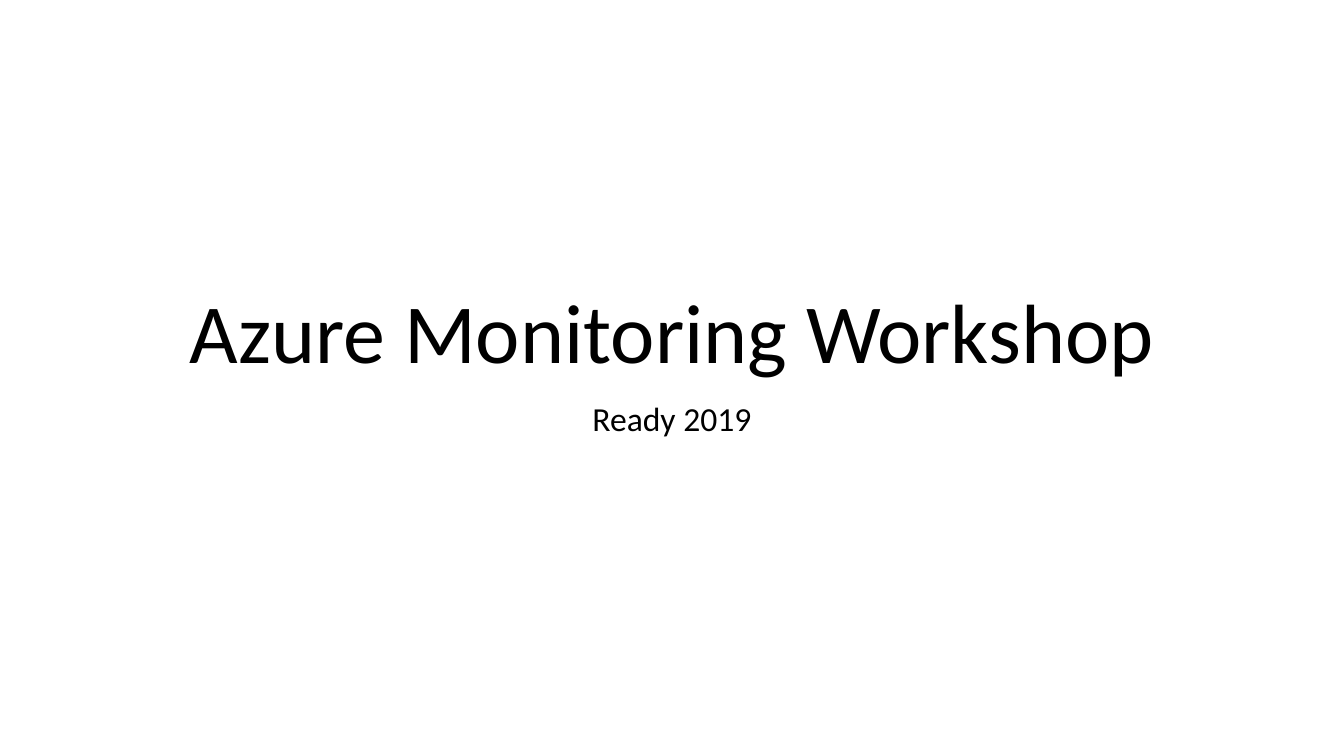
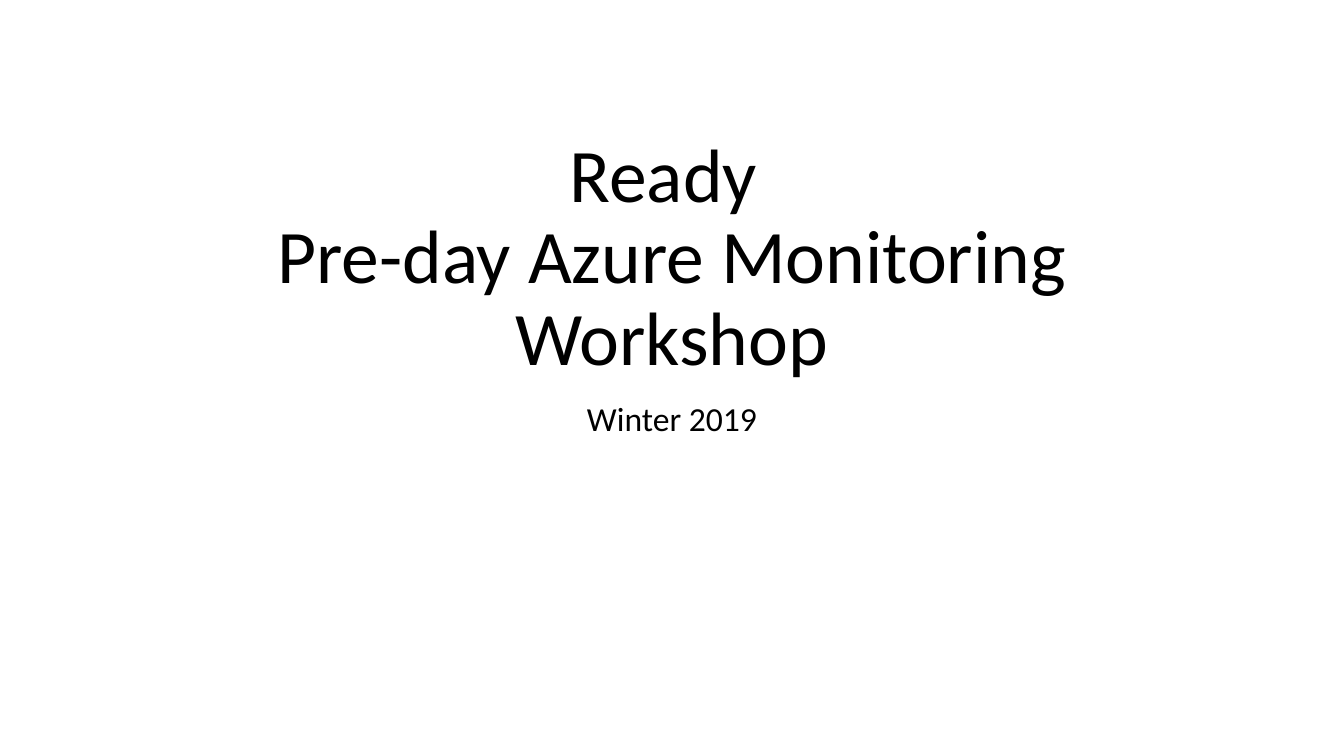
Before and after one commit to rkuehfus/pre-ready-2019-H1, a slide deck: slide 1 of Student/Guides/Challenges.pptx. Drawn at 1344x756 pixels with LibreOffice and Linux fonts; fonts in the diff are those of the drawing. Boxes give left, top, right and bottom in pixels: in the first picture for what was removed or moved away, otherwise in the second. Text is boxed around its words. In the diff, an @@ line names an element or a change of style, - is before the commit and + after.

```diff
--- a/Student/Guides/Challenges.pptx
+++ b/Student/Guides/Challenges.pptx
@@ title at bbox=[277, 149, 1066, 378]: text changed; size 60 to 54 pt @@
-Azure Monitoring Workshop
+Ready
+Pre-day Azure Monitoring Workshop
@@ subtitle at bbox=[587, 408, 757, 432]: text changed @@
-Ready 2019
+Winter 2019
```
Also in this commit, not shown: 1 other slide changed, 3 other files.
